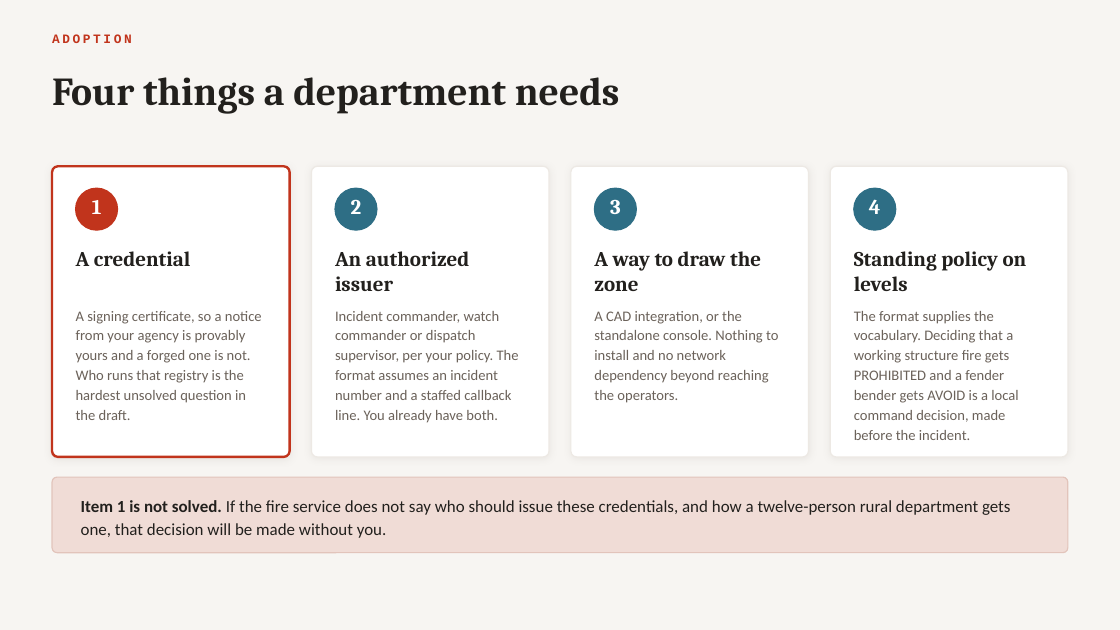
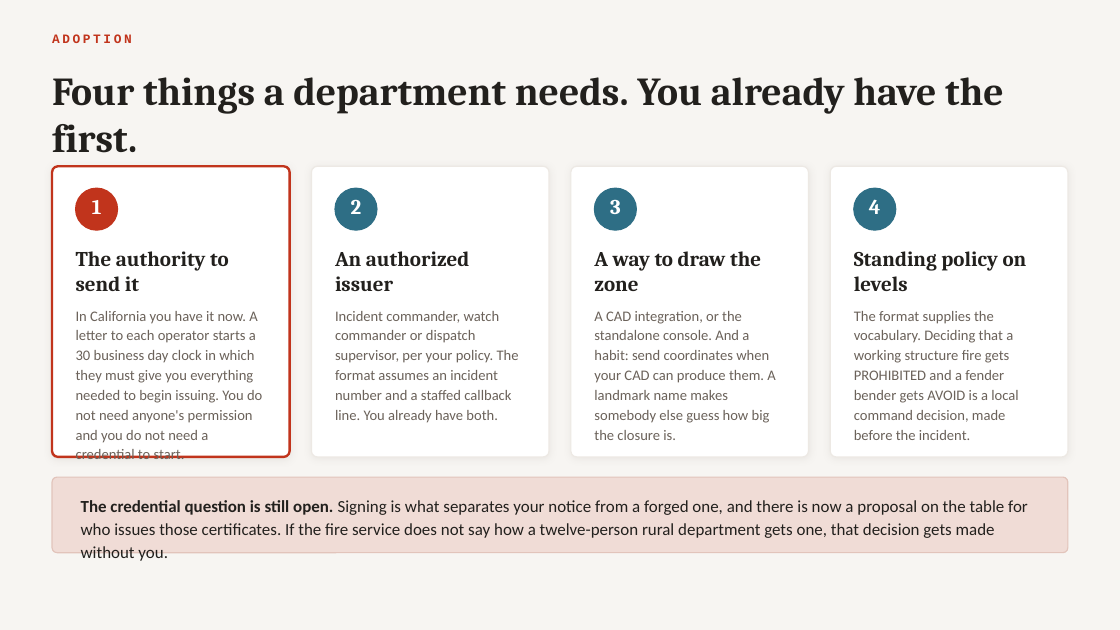
Before and after one commit to The-Center-for-Auto-Safety/Geo-Fence-Notification, a slide deck: slide 9 of brief/GFN-first-responder-briefing.pptx. Drawn at 1120x630 pixels with LibreOffice and Linux fonts; fonts in the diff are those of the drawing. Boxes give left, top, right and bottom in pixels: in the first picture for what was removed or moved away, otherwise in the second. Text is boxed around its words. In the diff, an @@ line names an element or a change of style, - is before the commit and + after.

```diff
--- a/brief/GFN-first-responder-briefing.pptx
+++ b/brief/GFN-first-responder-briefing.pptx
@@ text at bbox=[52, 77, 1004, 153]: text changed @@
-Four things a department needs
+Four things a department needs. You already have the first.
@@ text at bbox=[76, 251, 229, 291]: text changed @@
-A credential
+The authority to send it
@@ text at bbox=[76, 311, 262, 443]: text changed @@
-A signing certificate, so a notice from your agency is provably yours and a forged one is not. Who runs that registry is the hardest unsolved question in the draft.
+In California you have it now. A letter to each operator starts a 30 business day clock in which they must give you everything needed to begin issuing. You do not need anyone's permission and you do not need a credential to start.
@@ text at bbox=[594, 311, 775, 440]: text changed @@
-A CAD integration, or the standalone console. Nothing to install and no network dependency beyond reaching the operators.
+A CAD integration, or the standalone console. And a habit: send coordinates when your CAD can produce them. A landmark name makes somebody else guess how big the closure is.
@@ text at bbox=[81, 500, 1028, 538]: text changed @@
-Item 1 is not solved. If the fire service does not say who should issue these credentials, and how a twelve-person rural department gets one, that decision will be made without you.
+The credential question is still open. Signing is what separates your notice from a forged one, and there is now a proposal on the table for who issues those certificates. If the fire service does not say how a twelve-person rural department gets one, that decision gets made without you.
```
Also in this commit, not shown: 4 other slides changed, 6 other files.
